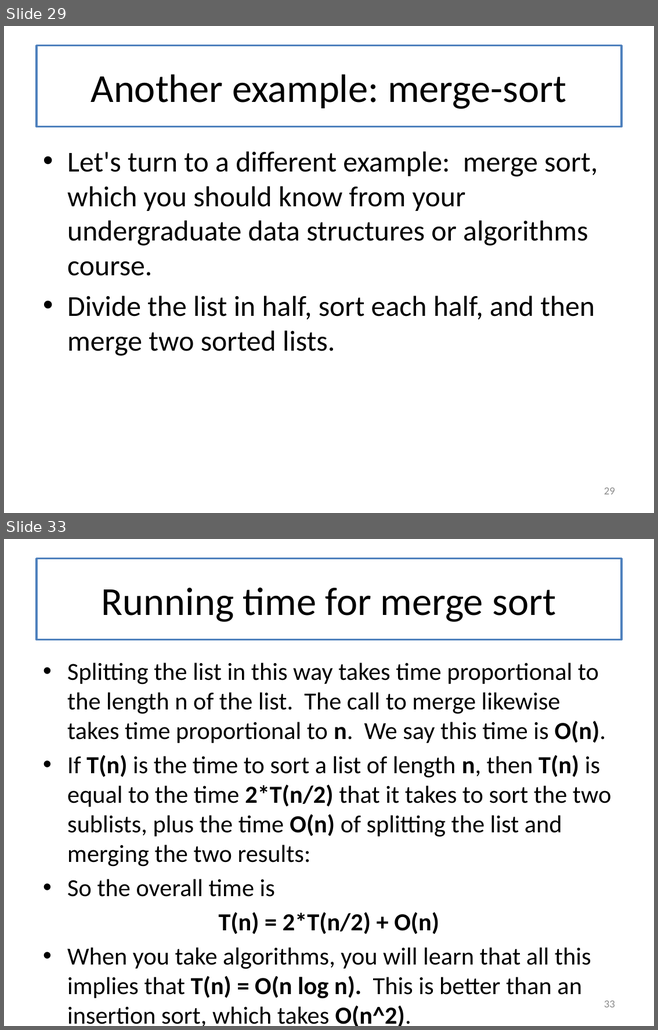
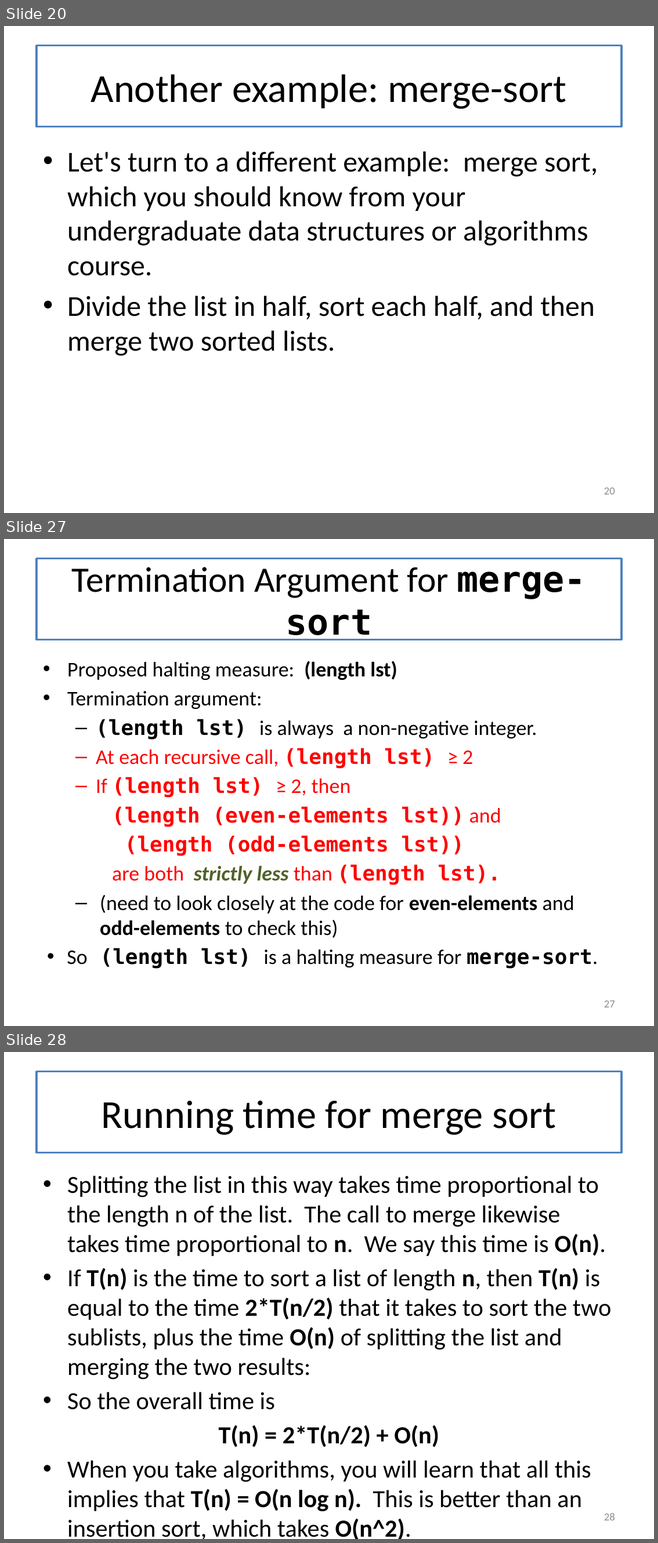
Before and after one commit to mwand/cs5010f16, a slide deck: Slides/Lesson 8.1 Introducing General Recursion.pptx. Shown one above the other, each under a label of ours: slides 29 and 33 before the commit, slides 20, 27 and 28 after it; the slides between them are not shown. The pictures are 658x1030 and 658x1543 pixels, drawn with LibreOffice and Linux fonts; fonts in the diff are those of the drawing. Boxes give left, top, right and bottom in pixels: in the first picture for what was removed or moved away, otherwise in the second. Text is boxed around its words. In the diff, an @@ line names an element or a change of style, - is before the commit and + after.

```diff
--- a/Slides/Lesson 8.1 Introducing General Recursion.pptx
+++ b/Slides/Lesson 8.1 Introducing General Recursion.pptx
@@ slide 27 added at <box>4,539,654,1026</box>, background #FFFFFF @@
@@ title added at <box>36,559,621,640</box>, fill #FFFFFF, outline #4F81BD 2.25 pt, 39.6 pt, text #000000 @@
+Termination Argument for merge-sort
@@ text added at <box>67,661,597,969</box>, 23.1 pt, text #000000 @@
+• Proposed halting measure: (length lst)
+• Termination argument:
+  – (length lst) is always a non-negative integer.
+  – At each recursive call, (length lst) ≥ 2
+  – If (length lst) ≥ 2, then
+(length (even-elements lst)) and
+(length (odd-elements lst))
+are both strictly less than (length lst).
+  – (need to look closely at the code for even-elements and odd-elements to check this)
+• So (length lst) is a halting measure for merge-sort.
@@ page number added at <box>604,1001,615,1008</box>, 12 pt, text #8C8C8C @@
+27
@@ what was slide 29 is now slide 20 @@
@@ page number at <box>604,488,615,495</box>: text changed @@
-29
+20
@@ what was slide 33 is now slide 28 @@
@@ page number at <box>604,1513,615,1521</box>: text changed @@
-33
+28
```
Also in this commit, not shown: 23 slides changed, 4 other slides added, 11 other files.
